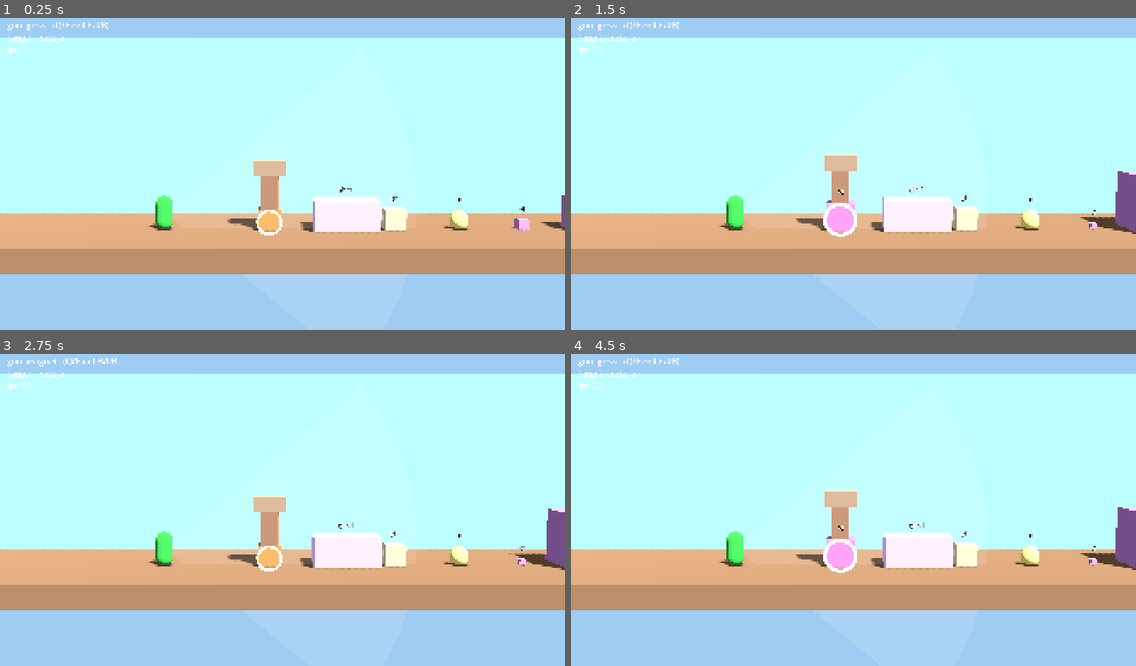
Above: before the commit, frames 1-4 (two rows, left to right).
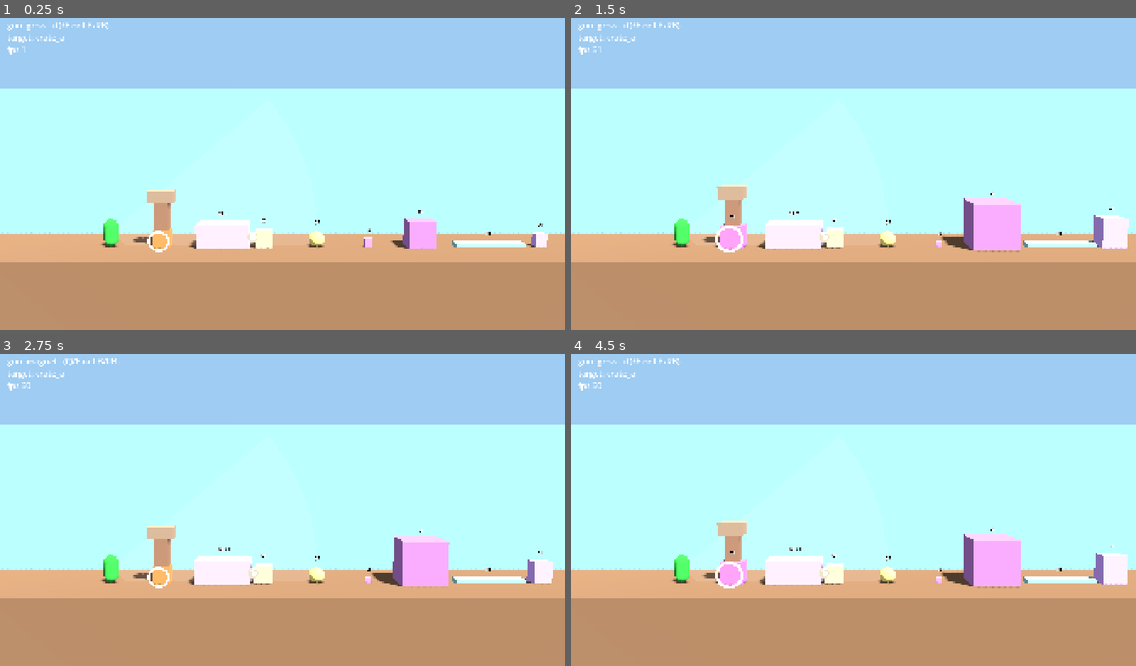
Above: after the commit, the same moments.

Repository: Beergut-Brian/junk-yard-zap
Game: Godot game, scene res://scenes/proto/risk_proto.tscn
The game is run twice, just before and just after one commit, with the same random seed, the same clock (stepped at 60 frames per second) and the same inputs. This scene is started directly instead of the project's main scene.
Inputs (mouse positions are in pixels of both pictures, inside the frame that each line leads up to):
- Up to frame 1 (0.25 s): no input
- Up to frame 2 (1.5 s): tap Enter (p2_action) at 0.5, 1.35 s; move the mouse to (977, 155) at 0.52 s; hold Space (p1_action) 0.53-1.28 s; click (977, 155) at 0.67 s; move the mouse to (740, 186) at 1.27 s; click (740, 186) at 1.42 s
- Up to frame 3 (2.75 s): tap R (restart) at 2 s; move the mouse to (339, 438) at 2.02 s; tap Q at 2.1 s; click (339, 438) at 2.17 s
- Up to frame 4 (4.5 s): move the mouse to (825, 569) at 2.77 s; tap E at 2.85 s; click (825, 569) at 2.92 s; tap R (restart) at 3.5 s; move the mouse to (1023, 553) at 3.52 s; hold Space (p1_action) 3.53-4.28 s; click (1023, 553) at 3.67 s; move the mouse to (684, 460) at 4.27 s; tap Enter (p2_action) at 4.35 s; click (684, 460) at 4.42 s

The runs differ from the first frame. In frame 1, 49% of the frame differs, in the area x 0-100%, y 6-100%; in frame 2, 50%; in frame 3, 50%; in frame 4, 50%.

Commit message:
systems: bigger glue blob, camera dead zone, --fps-log in the proto
Co-Authored-By: Claude Opus 5.5 <noreply@anthropic.com>

Diff:
--- a/scripts/physics/effects.gd
+++ b/scripts/physics/effects.gd
@@ -241,17 +241,18 @@
 		joint.add_to_group(&"glue_joints")
 		blob = MeshInstance3D.new()
 		var m := SphereMesh.new()
-		m.radius = 0.18
-		m.height = 0.36
+		m.radius = 0.3
+		m.height = 0.6
 		var mat := StandardMaterial3D.new()
 		mat.albedo_color = color
 		mat.emission_enabled = true
-		mat.emission = color * 0.5
+		mat.emission = color * 0.8
+		mat.no_depth_test = true   # always visible, even inside the pair
 		m.material = mat
 		blob.mesh = m
 		joint.add_child(blob)
-		for o in a.stack.glued_group():
-			o.refresh_mass()
+		a.stack.recompute()   # label, look and the island's mass floor
+		b.stack.recompute()
 
 	## Pull together until touching, then lock. The blob follows A (the joint node doesn't move).
 	func tick(t: PhysicsObject, delta: float) -> void:
--- a/scripts/proto/risk_proto.gd
+++ b/scripts/proto/risk_proto.gd
@@ -1,7 +1,7 @@
 ## Phase 1 risk prototype: a yard strip, ten physics objects, a capsule player with the aim cone and
 ## the seven effects. Run: godot --path . res://scenes/proto/risk_proto.tscn
 ## User args (after --): --plain skips the showcase setup, --stress runs scripts/proto/stress.gd,
-## --stress=40 also spawns copies up to 40 bodies.
+## --stress=40 also spawns copies up to 40 bodies. --fps-log prints frame stats every 2 s.
 extends Node3D
 
 const ROSTER := [
@@ -31,12 +31,12 @@
 		spawn(ObjectData.make(r[0], r[1], r[2], r[3], r[4]), Vector3(r[5], r[6], 0))
 	player = ProtoPlayer.new()
 	player.name = "Player"
-	player.position = Vector3(-14, 1.0, 0)
+	player.position = Vector3(-12, 1.0, 0)
 	add_child(player)
 	camera = Camera3D.new()
-	camera.fov = 32.0
-	camera.position = Vector3(0, 5.5, 26)
-	camera.rotation_degrees.x = -6.0
+	camera.fov = 34.0
+	camera.position = Vector3(0, 6.5, 30)
+	camera.rotation_degrees.x = -4.0
 	add_child(camera)
 	camera.make_current()
 	hud = Label.new()
@@ -90,8 +90,19 @@
 	Effects.zap(&"freeze", find(&"plank"))
 
 
-func _process(_delta: float) -> void:
-	camera.position.x = clampf(player.position.x * 0.6, -14.0, 14.0)
+var _fps_clock := 0.0
+
+
+func _process(delta: float) -> void:
+	_fps_clock += delta
+	if _fps_clock >= 2.0 and OS.get_cmdline_user_args().has("--fps-log"):
+		_fps_clock = 0.0
+		print("fps %d  physics-process %.2f ms  process %.2f ms  draw calls %d" % [Engine.get_frames_per_second(),
+			Performance.get_monitor(Performance.TIME_PHYSICS_PROCESS) * 1000.0,
+			Performance.get_monitor(Performance.TIME_PROCESS) * 1000.0,
+			Performance.get_monitor(Performance.RENDER_TOTAL_DRAW_CALLS_IN_FRAME)])
+	# Dead zone: the camera only moves when the player gets near the edge of the view.
+	camera.position.x = clampf(clampf(camera.position.x, player.position.x - 10.0, player.position.x + 10.0), -12.0, 12.0)
 	var t := player.target
 	hud.text = "gun: %s   (Q/E or LB/RB)\ntarget: %s%s\nfps %d" % [
 		player.gun(), t.name if t else "-",
--- a/scripts/proto/yard_strip.gd
+++ b/scripts/proto/yard_strip.gd
@@ -12,7 +12,7 @@
 
 func _ready() -> void:
 	var ground_mat := _mat(Color(0.55, 0.42, 0.3))
-	_box("Ground", Vector3(0, -0.5, 0), Vector3(WIDTH + 4, 1, DEPTH), ground_mat)
+	_box("Ground", Vector3(0, -2.0, 0), Vector3(WIDTH + 4, 4, DEPTH), ground_mat)
 	var fence_mat := _mat(Color(0.5, 0.5, 0.55))
 	for side in [-1, 1]:
 		var x: float = side * WIDTH * 0.5
